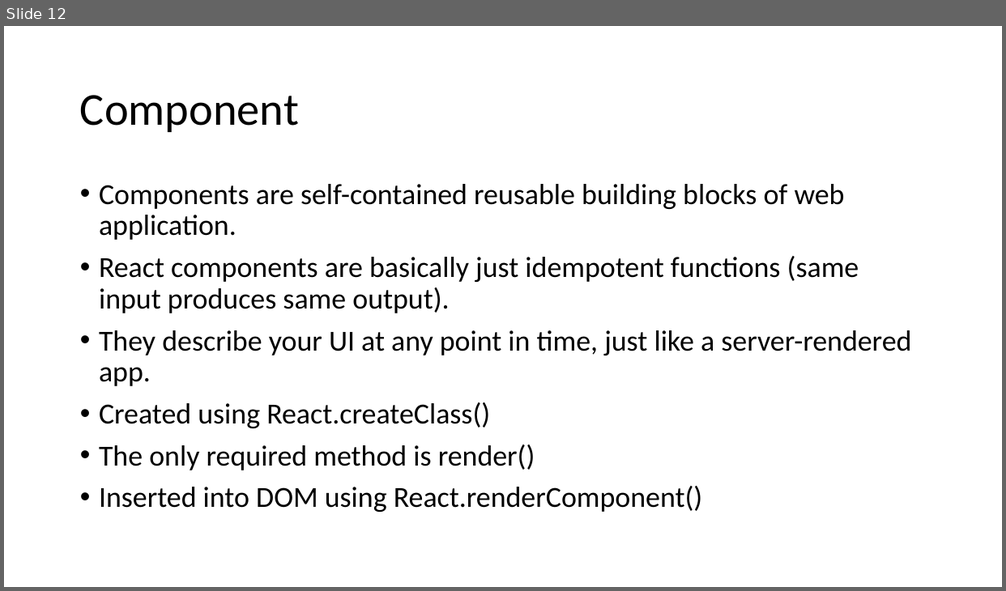
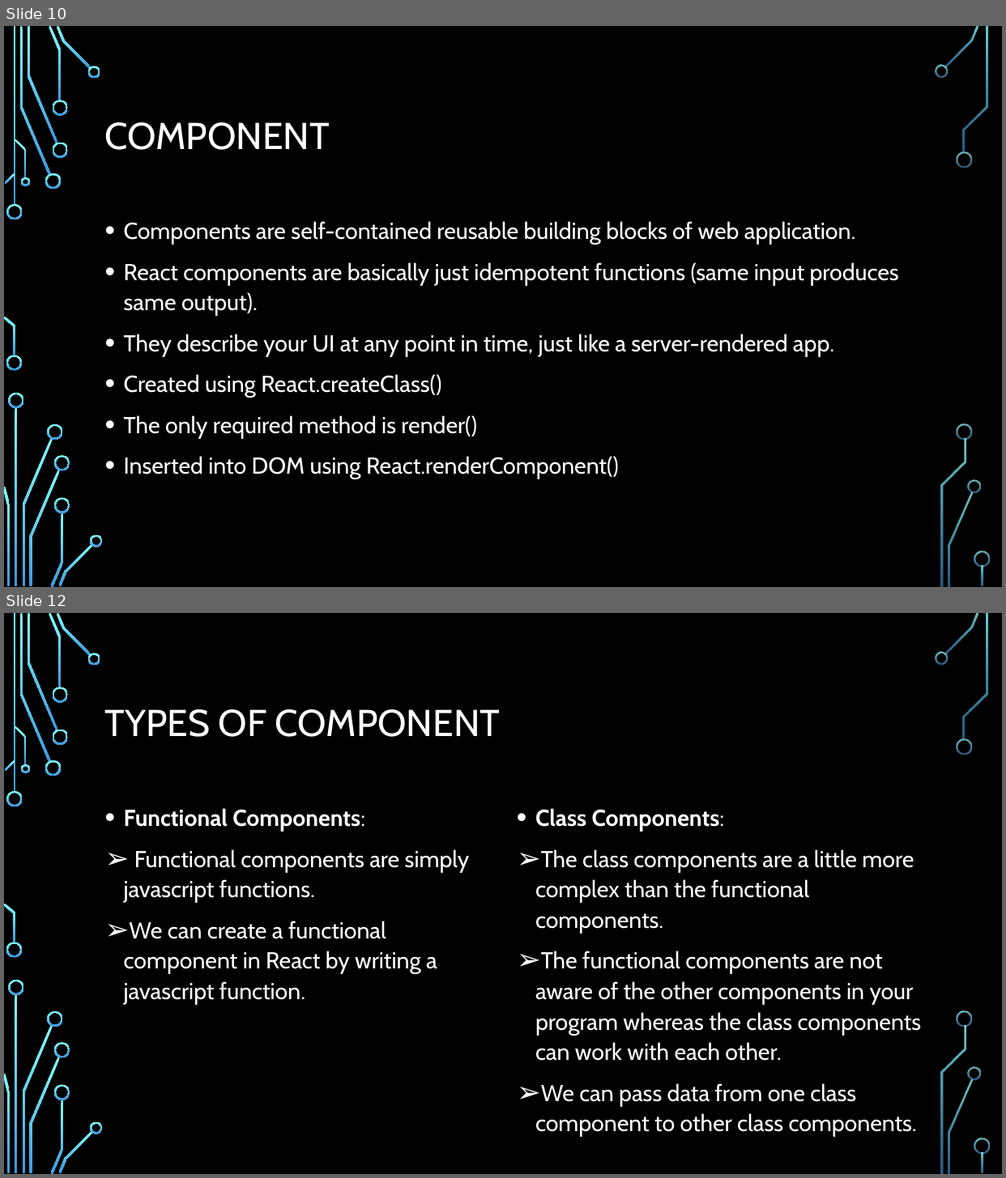
Before and after one commit to sonam-niit/IDFC-Training, a slide deck: Day4/Introduction to React.pptx. Shown one above the other, each under a label of ours: slide 12 before the commit, slides 10 and 12 after it; the slides between them are not shown. The pictures are 1006x591 and 1006x1178 pixels, drawn with LibreOffice and Linux fonts; fonts in the diff are those of the drawing; background and template pictures are left out. Boxes give left, top, right and bottom in pixels: in the first picture for what was removed or moved away, otherwise in the second. Text is boxed around its words. In the diff, an @@ line names an element or a change of style, - is before the commit and + after.

```diff
--- a/Day4/Introduction to React.pptx
+++ b/Day4/Introduction to React.pptx
@@ slide 12 added at box(4, 613, 1002, 1174), background picture (left out); not listed: 36 template elements that a slide beside it also shows @@
@@ title added at box(105, 709, 501, 737), 36 pt, text #FFFFFF @@
+TYPES OF COMPONENT
@@ text added at box(124, 808, 470, 1005), 22.2 pt, text #FFFFFF @@
+• Functional Components:
+➢ Functional components are simply javascript functions.
+➢ We can create a functional component in React by writing a javascript function.
@@ text added at box(535, 808, 921, 1137), 22.2 pt, text #FFFFFF @@
+• Class Components:
+➢ The class components are a little more complex than the functional components.
+➢ The functional components are not aware of the other components in your program whereas the class components can work with each other.
+➢ We can pass data from one class component to other class components.
@@ what was slide 12 is now slide 10 @@
@@ slide 10 changed as well @@
@@ background #FFFFFF to picture (left out) @@
@@ title at box(105, 122, 330, 150): text changed; size 44 to 36 pt; font Calibri to Cabin; text colour #000000 to #FFFFFF @@
-Component
+COMPONENT
@@ text "Components are self-contained reusable building ...": place and size @@
-text "Components are self-contained reusable building ..." at box(99, 184, 911, 512)
+text "Components are self-contained reusable building ..." at box(124, 221, 899, 480)
@@ text "Components are self-contained reusable building ..." at box(124, 221, 899, 480): size 28 to 22.2 pt, font Calibri to Cabin, text colour #000000 to #FFFFFF; line spacing 0.9 to 1.1 @@
@@ group added at box(4, 26, 990, 587): 33 freeform shapes, 3 rectangles @@
```
Also in this commit, not shown: 9 other slides changed, 10 other slides added, 2 slides removed, 1 other file.
